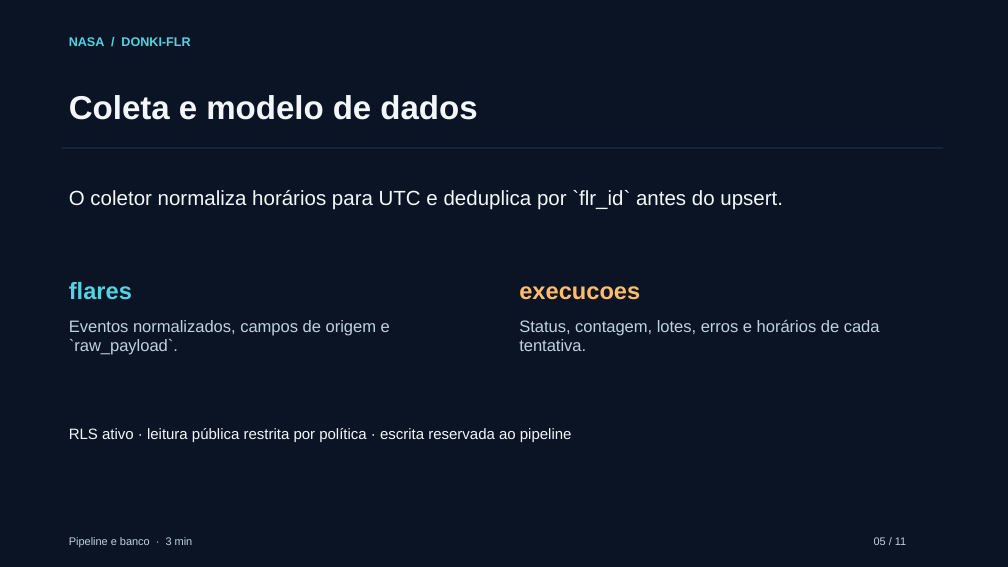
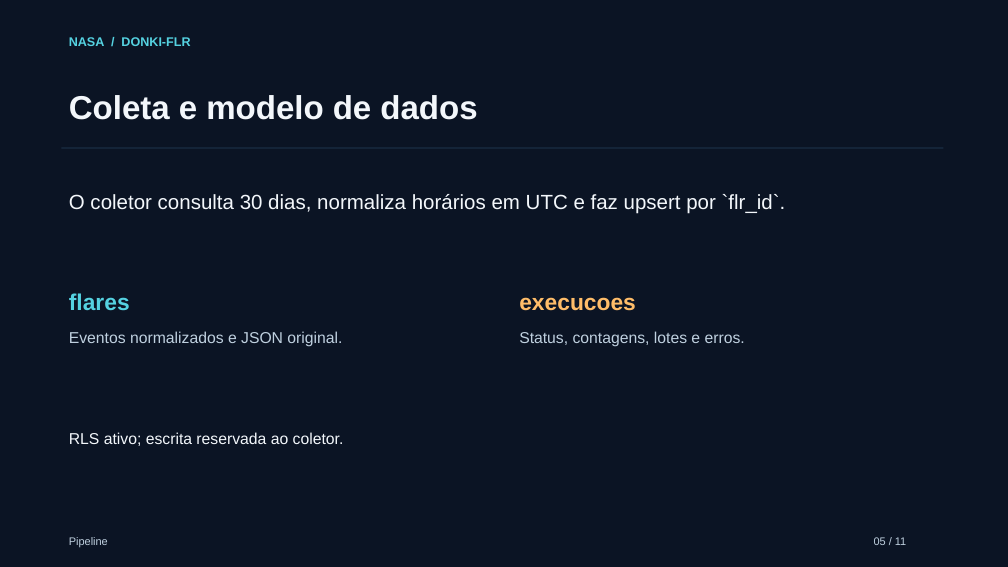
Before and after one commit to API-NASA-CCS/DONKI-FLR, a slide deck: slide 5 of docs/apresentacao.pptx. Drawn at 1008x567 pixels with LibreOffice and Linux fonts; fonts in the diff are those of the drawing. Boxes give left, top, right and bottom in pixels: in the first picture for what was removed or moved away, otherwise in the second. Text is boxed around its words. In the diff, an @@ line names an element or a change of style, - is before the commit and + after.

```diff
--- a/docs/apresentacao.pptx
+++ b/docs/apresentacao.pptx
@@ text at (69,194,786,214): text changed @@
-O coletor normaliza horários para UTC e deduplica por `flr_id` antes do upsert.
+O coletor consulta 30 dias, normaliza horários em UTC e faz upsert por `flr_id`.
@@ text "flares" at (69,293,130,310): size 22.5 to 21.8 pt @@
@@ text "flares": place and size @@
-text "flares" at (69,282,132,300)
+text "flares" at (69,293,130,310)
@@ text "execucoes": place and size @@
-text "execucoes" at (519,286,640,300)
+text "execucoes" at (519,297,636,311)
@@ text "execucoes" at (519,297,636,311): size 22.5 to 21.8 pt @@
@@ text at (69,331,342,347): text changed; size 15.8 to 15 pt @@
-Eventos normalizados, campos de origem e `raw_payload`.
+Eventos normalizados e JSON original.
@@ text at (519,331,745,347): text changed; size 15.8 to 15 pt @@
-Status, contagem, lotes, erros e horários de cada tentativa.
+Status, contagens, lotes e erros.
@@ text at (69,432,344,446): text changed; size 14.2 to 15 pt @@
-RLS ativo · leitura pública restrita por política · escrita reservada ao pipeline
+RLS ativo; escrita reservada ao coletor.
@@ text at (69,537,108,547): text changed @@
-Pipeline e banco · 3 min
+Pipeline
```
Also in this commit, not shown: 6 other slides changed, 3 slides added, 3 slides removed, 8 other files.
